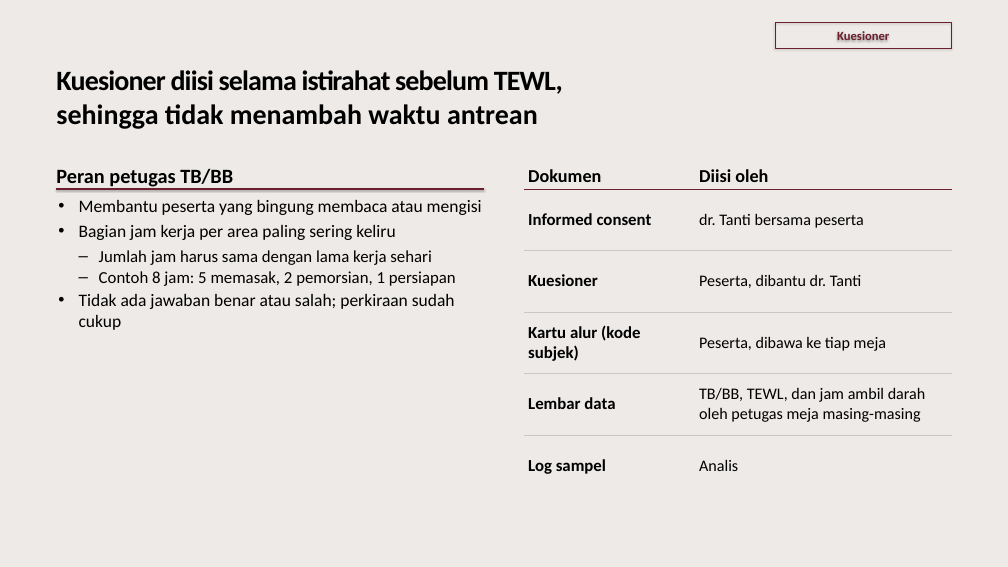
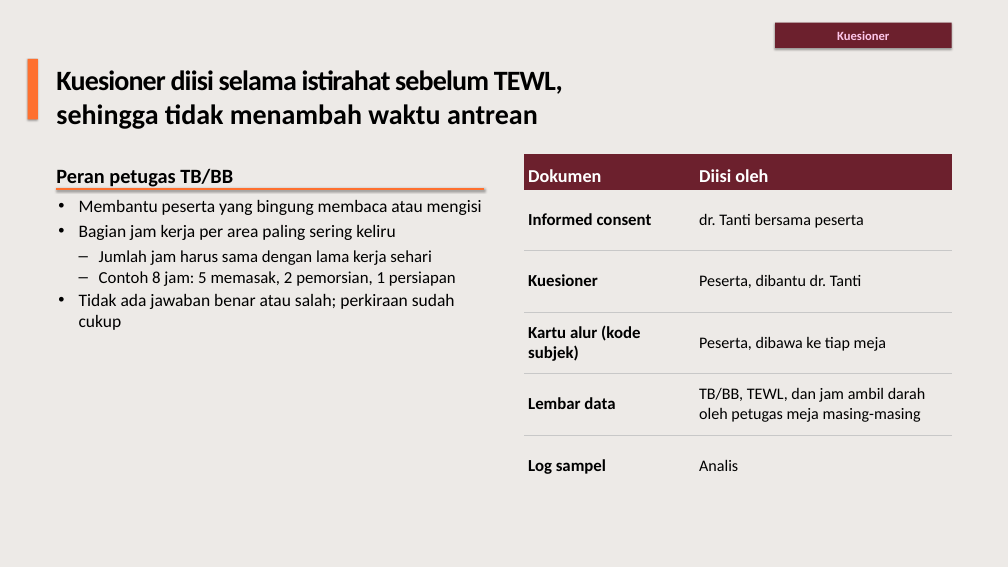
Before and after one commit to myrinne/ClaudeCode-Output, a slide deck: slide 13 of Techmeet Vendor Tesis/Techmeet Vendor - Hari H.pptx. Drawn at 1008x567 pixels with LibreOffice and Linux fonts; fonts in the diff are those of the drawing. Boxes give left, top, right and bottom in pixels: in the first picture for what was removed or moved away, otherwise in the second. Text is boxed around its words. In the diff, an @@ line names an element or a change of style, - is before the commit and + after.

```diff
--- a/Techmeet Vendor Tesis/Techmeet Vendor - Hari H.pptx
+++ b/Techmeet Vendor Tesis/Techmeet Vendor - Hari H.pptx
@@ rectangle "Kuesioner" at (x1=775, y1=23, x2=952, y2=48): text colour #6C202D to #FDC6E9; fill none to #6C202D; outline #6C202D 0.75 pt to none @@
@@ rectangle added at (x1=28, y1=59, x2=38, y2=119), fill #FE702F @@
@@ table at (x1=524, y1=154, x2=952, y2=496) @@
@@ fill none to #6C202D in row 1 @@
@@ text colour #000000 to #FFFFFF in "Dokumen", "Diisi oleh" @@
@@ line (56, 189) - (484, 189): stroke #6C202D 1.5 pt to #FE702F 3 pt @@
```
Also in this commit, not shown: 9 other slides changed, 1 other file.
